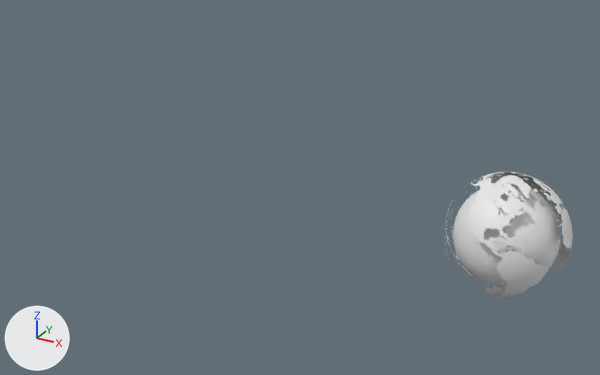
The glTF model public/RTFA/Models/earth_land2.glb as it was, and as the next commit left it.
The view is the same before and after, from a 50 mm camera at (9.1, -38.2, 19.2) aimed at (-7.7, -7.8, 4.0). The lights are fixed; the arrows at lower left show +X, +Y and +Z. Vertices at the same position are counted once.
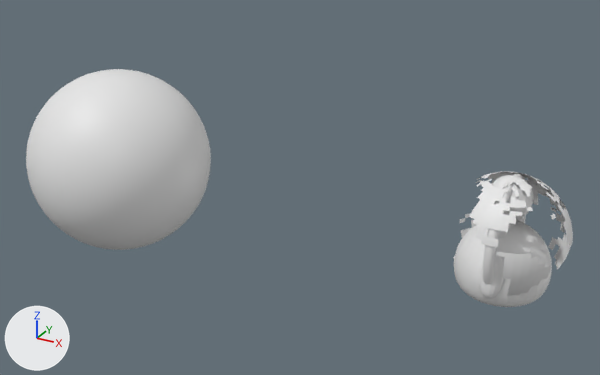
Changed parts and their boxes [x1, y1, x2, y2] in the pictures (600 x 375 px):
```json
{"object": "Sphere.001", "change": "added", "after": [26, 69, 211, 250]}
{"object": "Sphere", "change": "reshaped", "before": [443, 172, 573, 298], "after": [453, 171, 573, 296], "on screen": "8% narrower"}
{"object": "Icosphere", "change": "deleted", "before": [453, 186, 561, 287]}
{"object": "Sphere.005", "change": "reshaped, moved", "before": [493, 175, 524, 196], "after": [454, 175, 552, 307]}
{"object": "Torus.001", "change": "added", "after": [483, 174, 526, 285]}
{"part": 2, "of": "me_sphere_006", "change": "rebuilt", "before": [446, 172, 573, 298], "after": [481, 171, 573, 269], "on screen": "27% narrower, 22% shorter"}
{"part": 3, "of": "me_sphere_006", "change": "deleted", "before": [443, 175, 564, 297]}
{"part": 4, "of": "me_sphere_006", "change": "added", "after": [453, 200, 480, 258]}
{"part": 5, "of": "me_sphere_006", "change": "added", "after": [469, 179, 551, 296]}
```

Scene script edits in JSON lines:
```json
{"block": "me_sphere_008", "where": "me_sphere_008.from_pydata(...)  # 1454 vertices, 2896 faces; spans x -1.91..1.88, y -2.17..2.18, z -1.69..3.22"}
{"block": "me_sphere_008", "where": "# used by ob_sphere_005; location = (0.0, 0.0, 0.0)"}
{"block": "me_sphere_008", "change": "me_sphere_008 part 1: the whole mesh is multiplied about the mesh origin by the matrix ((1.296, 0.0, 0.0), (0.0, 1.296, 0.0), (0.0, 0.0, 1.296))"}
{"block": "me_sphere_006", "where": "# used by ob_sphere; location = (0.0, 0.0, 0.0)"}
{"op": "remove", "block": "me_sphere_006", "code": "me_sphere_006.from_pydata(...)  # 104167 vertices, 193502 faces; spans x -3.21..3.2, y -3.21..3.2, z -3.21..3.21"}
{"op": "add", "block": "me_sphere_006", "code": "me_sphere_006.from_pydata(...)  # 1074 vertices, 1562 faces; spans x -2.9..3.21, y -3.18..3.14, z -3.23..3.2"}
{"block": "me_sphere_006", "change": "me_sphere_006 part 2: the loose piece of 100222 vertices spanning x -3.21..3.2, y -3.18..3.2, z -3.21..3.21 is rebuilt with 435 vertices and now spans x -1.81..3.21, y -0.6..3.14, z -1.73..3.17"}
{"block": "me_sphere_006", "change": "me_sphere_006 part 3: 182 loose pieces with 3945 vertices, spanning x -3.21..3.2, y -3.21..3.13, z -3.17..3.18, are deleted"}
{"block": "me_sphere_006", "change": "me_sphere_006 part 4: 331 vertices added at x -2.9..1.0, y -1.0..3.13, z -3.23..0.6"}
{"block": "me_sphere_006", "change": "me_sphere_006 part 5: 296 vertices added at x -1.56..2.72, y -3.18..0.56, z -2.49..3.2"}
{"op": "add", "block": "me_sphere_004", "code": ["me_sphere_004 = bpy.data.meshes.new('Sphere.004')", "me_sphere_004.from_pydata(...)  # 9790 vertices, 19576 faces; spans x -3.62..3.62, y -3.62..3.62, z -3.62..3.62"]}
{"op": "add", "block": "me_torus_001", "code": ["me_torus_001 = bpy.data.meshes.new('Torus.001')", "me_torus_001.from_pydata(...)  # 27778 vertices, 55552 faces; spans x -0.26..0.26, y -3.16..3.16, z -2.89..3.43"]}
{"op": "set", "path": "ob_sphere_005.location", "old": "(0.0, 0.0, 0.0)", "new": "(0.0, 0.0, -0.98)"}
{"op": "remove", "block": "ob_icosphere", "code": ["ob_icosphere = bpy.data.objects.new('Icosphere', me_icosphere_003)", "ob_icosphere.location = (0.0, 0.0, 0.0)"]}
{"op": "add", "block": "ob_sphere_001", "code": ["ob_sphere_001 = bpy.data.objects.new('Sphere.001', me_sphere_004)", "ob_sphere_001.location = (-12.37, -14.31, 6.73)"]}
{"op": "add", "block": "ob_torus_001", "code": ["ob_torus_001 = bpy.data.objects.new('Torus.001', me_torus_001)", "ob_torus_001.location = (0.0, 0.0, -0.26)"]}
```
